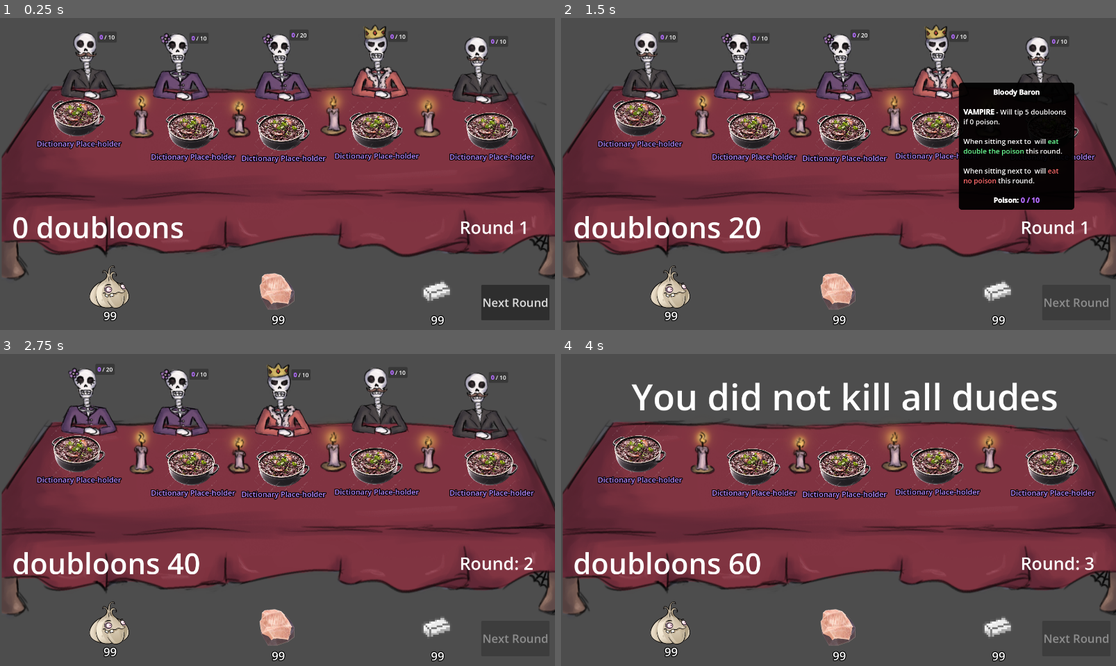
Above: before the commit, frames 1-4 (two rows, left to right).
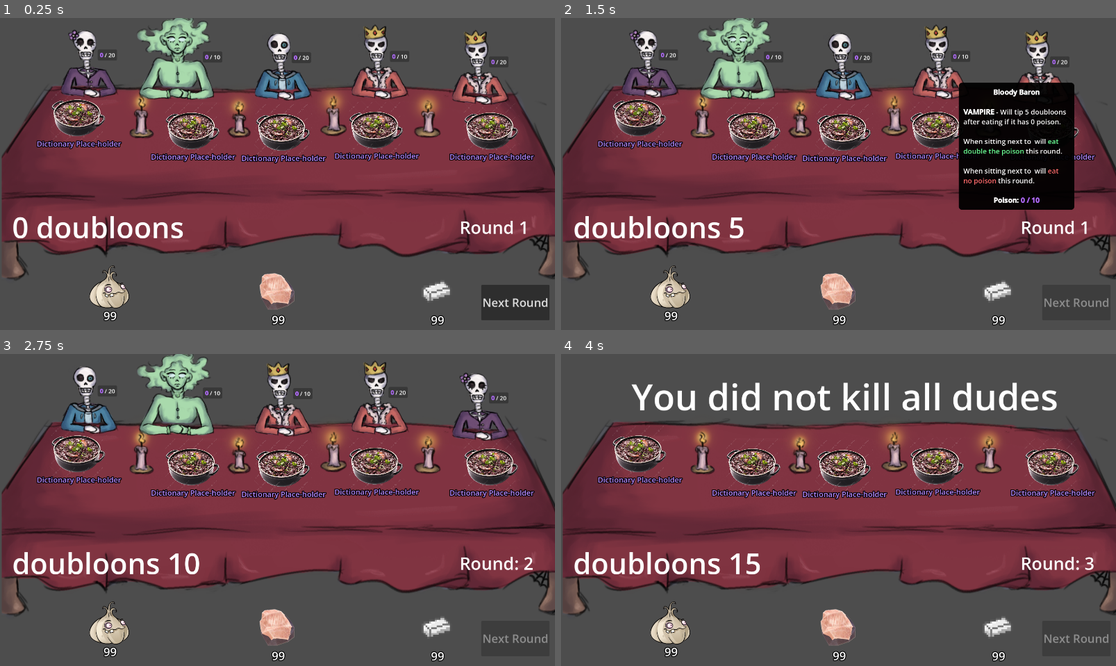
Above: after the commit, the same moments.

Repository: Henrique-Baumegger/godot-fims_food
Game: Godot game, scene res://scripts_and_scenes/main/main.tscn
Same seed, same stepped clock (60 frames per second), same inputs: the game is played once before the commit and once after it.
Inputs (mouse positions are in pixels of both pictures, inside the frame that each line leads up to):
- Up to frame 1 (0.25 s): no input
- Up to frame 2 (1.5 s): click "Next Round" at 0.5 s; tap Enter at 1.25 s; move the mouse to (943, 64) at 1.27 s; click (943, 64) at 1.35 s
- Up to frame 3 (2.75 s): click "Next Round" at 2 s
- Up to frame 4 (4 s): tap Space at 2.75 s; move the mouse to (744, 403) at 2.77 s; click (744, 403) at 2.85 s; click "Next Round" at 3.5 s

The runs differ from the first frame. In frame 1, 5.4% of the frame differs, in the area x 11-92%, y 0-28%; in frame 2, 5.3%; in frame 3, 5.9%, in the area x 11-92%, y 0-71%; in frame 4, 0.2%.

Commit message:
Ghost working

Diff:
--- a/scripts_and_scenes/UI/tool_tip_area.gd
+++ b/scripts_and_scenes/UI/tool_tip_area.gd
@@ -4,15 +4,10 @@
 const OFFSET: Vector2 = Vector2.ONE * 60.0
 var opacity_tween: Tween = null
 
-@export_multiline var displayed_text : String
+@export_multiline var displayed_text : String = ""
 
 @onready var tip_panel: PanelContainer = $TipPanel
 @onready var rich_text_label: RichTextLabel = $TipPanel/MarginContainer/RichTextLabel
-
-
-func _ready() -> void:
-	tip_panel.hide()
-	rich_text_label.text = displayed_text
 
 
 func _process(_delta: float) -> void:
--- a/scripts_and_scenes/UI/tool_tip_area.tscn
+++ b/scripts_and_scenes/UI/tool_tip_area.tscn
@@ -14,6 +14,7 @@
 script = ExtResource("1_40t2k")
 
 [node name="TipPanel" type="PanelContainer" parent="." unique_id=32814619]
+visible = false
 custom_minimum_size = Vector2(400, 0)
 offset_right = 40.0
 offset_bottom = 40.0
--- a/scripts_and_scenes/customer/customer.gd
+++ b/scripts_and_scenes/customer/customer.gd
@@ -42,6 +42,7 @@
 	extra_child_finish_round_logic()
 	if !dead:
 		dying_check()
+	if !dead:
 		killing_you_probability_check()
 
 
@@ -73,7 +74,9 @@
 	if client_type == "skeleton":
 		type_description = "[b]SKELETON[/b] — Doubles its poison every round end."
 	elif client_type == "vampire":
-		type_description = "[b]VAMPIRE[/b] - Will tip 5 doubloons if 0 poison."
+		type_description = "[b]VAMPIRE[/b] - Will tip 5 doubloons after eating if it has 0 poison."
+	elif client_type == "ghost":
+		type_description = "[b]GHOST[/b] - Will tip 10 doubloons before eating if dead."
 
 	var description := """{identity_part}
 
--- /dev/null
+++ b/scripts_and_scenes/customer/ghost.gd
@@ -0,0 +1,45 @@
+extends Customer
+class_name Ghost
+
+static var id = 0
+
+var this_instance_id
+const dead_tip_amount = 10
+
+@export var alive_sprites: Array[Texture2D]
+@export var dead_sprites: Array[Texture2D]
+const names : Array[String] = ["A", "B", "C", "D", "E"]
+
+@onready var sprite_2d: Sprite2D = $Sprite2D
+@onready var tool_tip_area: Area2D = $ToolTipArea
+@onready var poison_indicator: PoisonIndicator = $PoisonIndicator
+
+
+func get_tool_tip_area() -> ToolTipArea:
+	return tool_tip_area
+
+
+func get_poison_indicator() -> PoisonIndicator:
+	return poison_indicator
+
+func _ready() -> void:
+	super._ready()
+	dies.connect(_on_death)
+	id = (id+1) % 5
+	this_instance_id = id
+	sprite_2d.texture = alive_sprites[this_instance_id]
+	identity_name = names[this_instance_id]
+
+
+func _on_death ()-> void:
+	sprite_2d.texture = dead_sprites[this_instance_id]
+
+
+func set_max_poison_and_client_type() -> void:
+	max_poison = 10
+	client_type = "ghost"
+
+
+func extra_child_finish_round_logic() -> void:
+	if dead:
+		gives_tip.emit(dead_tip_amount)
--- /dev/null
+++ b/scripts_and_scenes/customer/ghost.tscn
@@ -0,0 +1,39 @@
+[gd_scene format=3 uid="uid://bb1dv0wixnsmh"]
+
+[ext_resource type="Script" uid="uid://bjbbvo4pjb5i8" path="res://scripts_and_scenes/customer/ghost.gd" id="1_elibt"]
+[ext_resource type="Texture2D" uid="uid://n4pmgvw48e7n" path="res://art/ghosts/ghost1.png" id="2_yam2q"]
+[ext_resource type="Texture2D" uid="uid://son7m30csknk" path="res://art/ghosts/ghost2.png" id="3_2xovo"]
+[ext_resource type="Texture2D" uid="uid://dlkeymue6jrht" path="res://art/ghosts/ghost3.png" id="4_u6df7"]
+[ext_resource type="Texture2D" uid="uid://03wfvm5m54sd" path="res://art/ghosts/ghost4.png" id="5_5jk5q"]
+[ext_resource type="Texture2D" uid="uid://rac3bmnbxj8s" path="res://art/ghosts/ghost5.png" id="6_bgmu7"]
+[ext_resource type="Texture2D" uid="uid://b2kdp2jf3wxx4" path="res://art/ghosts/ghost1d.png" id="7_whtnd"]
+[ext_resource type="PackedScene" uid="uid://dv8xa6kl61ahd" path="res://scripts_and_scenes/UI/poison_indicator.tscn" id="7_yam2q"]
+[ext_resource type="PackedScene" uid="uid://qj5l5oibevij" path="res://scripts_and_scenes/UI/tool_tip_area.tscn" id="8_2xovo"]
+[ext_resource type="Texture2D" uid="uid://sl5tnv7agbm" path="res://art/ghosts/ghost2d.png" id="8_jtwfd"]
+[ext_resource type="Texture2D" uid="uid://c5vipnuxhxlyh" path="res://art/ghosts/ghost3d.png" id="9_npa8u"]
+[ext_resource type="Texture2D" uid="uid://bnlwbjqn8cm12" path="res://art/ghosts/ghost4d.png" id="10_5tpr8"]
+[ext_resource type="Texture2D" uid="uid://e8tq5fj852pu" path="res://art/ghosts/ghost5d.png" id="11_2ob77"]
+
+[sub_resource type="RectangleShape2D" id="RectangleShape2D_u6df7"]
+size = Vector2(270, 292.75)
+
+[node name="Ghost" type="Node2D" unique_id=1737731592]
+script = ExtResource("1_elibt")
+alive_sprites = Array[Texture2D]([ExtResource("2_yam2q"), ExtResource("3_2xovo"), ExtResource("4_u6df7"), ExtResource("5_5jk5q"), ExtResource("6_bgmu7")])
+dead_sprites = Array[Texture2D]([ExtResource("7_whtnd"), ExtResource("8_jtwfd"), ExtResource("9_npa8u"), ExtResource("10_5tpr8"), ExtResource("11_2ob77")])
+
+[node name="Sprite2D" type="Sprite2D" parent="." unique_id=1333112842]
+position = Vector2(342.00003, 457)
+scale = Vector2(1.25, 1.25)
+texture = ExtResource("2_yam2q")
+
+[node name="PoisonIndicator" parent="." unique_id=416598971 instance=ExtResource("7_yam2q")]
+offset_left = 88.0
+offset_top = -38.0
+offset_right = 155.0
+
+[node name="ToolTipArea" parent="." unique_id=1783049423 instance=ExtResource("8_2xovo")]
+
+[node name="CollisionShape2D" type="CollisionShape2D" parent="ToolTipArea" unique_id=788015626]
+position = Vector2(-2, -15.375)
+shape = SubResource("RectangleShape2D_u6df7")
--- a/scripts_and_scenes/customer/skeleton.tscn
+++ b/scripts_and_scenes/customer/skeleton.tscn
@@ -36,7 +36,6 @@
 shape = SubResource("RectangleShape2D_ap04t")
 
 [node name="PoisonIndicator" parent="." unique_id=416598971 instance=ExtResource("7_pqvvh")]
-offset_left = 34.0
-offset_top = -120.0
-offset_right = 101.0
-offset_bottom = -82.0
+offset_left = 42.0
+offset_top = -38.0
+offset_right = 109.0
--- a/scripts_and_scenes/customer/vampire.tscn
+++ b/scripts_and_scenes/customer/vampire.tscn
@@ -29,7 +29,6 @@
 shape = SubResource("RectangleShape2D_pbexu")
 
 [node name="PoisonIndicator" parent="." unique_id=416598971 instance=ExtResource("7_kpu4f")]
-offset_left = 41.0
-offset_top = -107.0
-offset_right = 108.0
-offset_bottom = -69.0
+offset_left = 47.0
+offset_top = -38.0
+offset_right = 114.0
--- a/scripts_and_scenes/global_helpers/asset_dictionary.gd
+++ b/scripts_and_scenes/global_helpers/asset_dictionary.gd
@@ -13,10 +13,11 @@
 const instantiables: Dictionary[String, PackedScene] = {
 	"food": preload("res://scripts_and_scenes/food/food.tscn"),
 	"vampire": preload("res://scripts_and_scenes/customer/vampire.tscn"),
-	"skeleton":preload("res://scripts_and_scenes/customer/skeleton.tscn")
+	"skeleton":preload("res://scripts_and_scenes/customer/skeleton.tscn"),
+	"ghost":preload("res://scripts_and_scenes/customer/ghost.tscn")
 	}
 
-const customer_types : Array[String] = ["vampire", "skeleton"]
+const customer_types : Array[String] = ["vampire", "skeleton", "ghost"]
 
 static func instantiate_random_customers(n: int) -> Array[Customer]:
 	var result: Array[Customer] = []
--- a/scripts_and_scenes/table/table.tscn
+++ b/scripts_and_scenes/table/table.tscn
@@ -33,16 +33,16 @@
 [node name="CustomerPositions" type="Node2D" parent="." unique_id=452383670]
 
 [node name="Customer1Position" type="Marker2D" parent="CustomerPositions" unique_id=840833476]
-position = Vector2(-670, -394)
+position = Vector2(-670, -401)
 
 [node name="Customer2Position" type="Marker2D" parent="CustomerPositions" unique_id=593585473]
-position = Vector2(-352, -390)
+position = Vector2(-352, -394)
 
 [node name="Customer3Position" type="Marker2D" parent="CustomerPositions" unique_id=1825936207]
-position = Vector2(1, -388)
+position = Vector2(1, -392)
 
 [node name="Customer4Position" type="Marker2D" parent="CustomerPositions" unique_id=1298091855]
 position = Vector2(336, -396)
 
 [node name="Customer5Position" type="Marker2D" parent="CustomerPositions" unique_id=178237912]
-position = Vector2(684, -379)
+position = Vector2(684, -377)
Binary file added: art/ghosts/ghost1.png
Not shown, added: art/ghosts/ghost1.png.import
Binary file added: art/ghosts/ghost1d.png
Not shown, added: art/ghosts/ghost1d.png.import
Binary file added: art/ghosts/ghost2.png
Not shown, added: art/ghosts/ghost2.png.import
Binary file added: art/ghosts/ghost2d.png
Not shown, added: art/ghosts/ghost2d.png.import
Binary file added: art/ghosts/ghost3.png
Not shown, added: art/ghosts/ghost3.png.import
Binary file added: art/ghosts/ghost3d.png
Not shown, added: art/ghosts/ghost3d.png.import
(and 9 more such lines)
